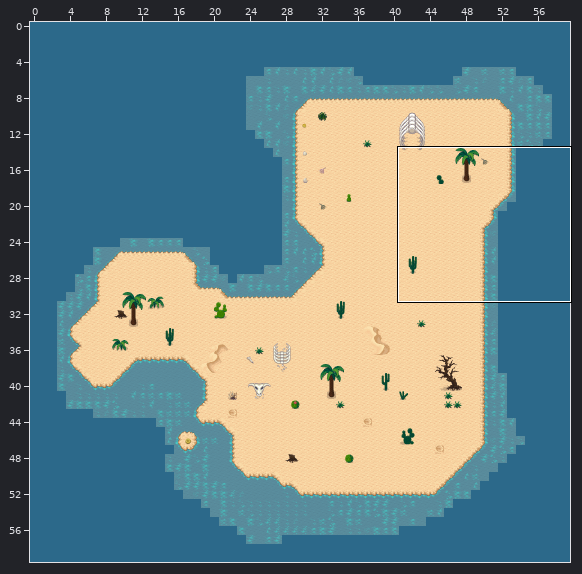
Level history. Tiled map: DesertIsland.tmx. The first picture is a wide view before the edit; the outline marks the close-up.
Close-up. Before the edit:
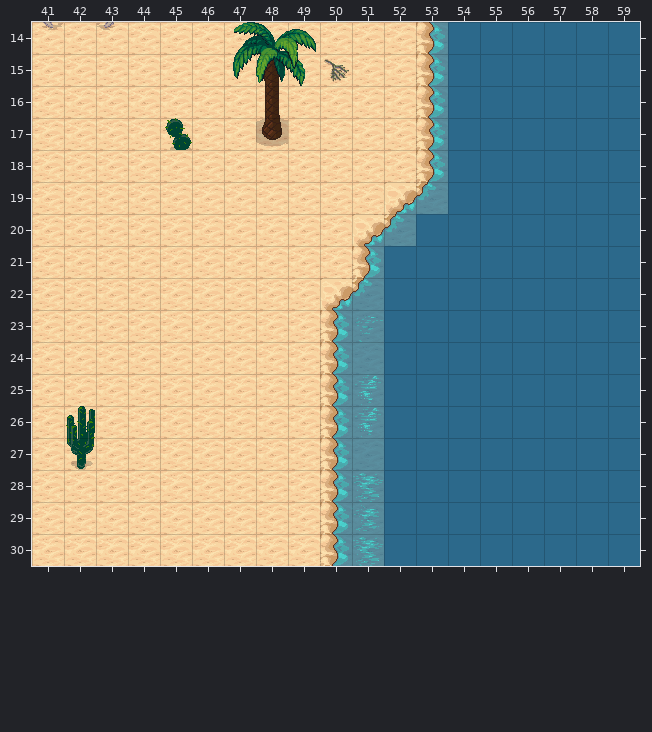
Cells are 32x32 px. Shown: x 41..59, y 14..30. The commit also changed other parts of the map, which this record leaves out.
Now the later version:
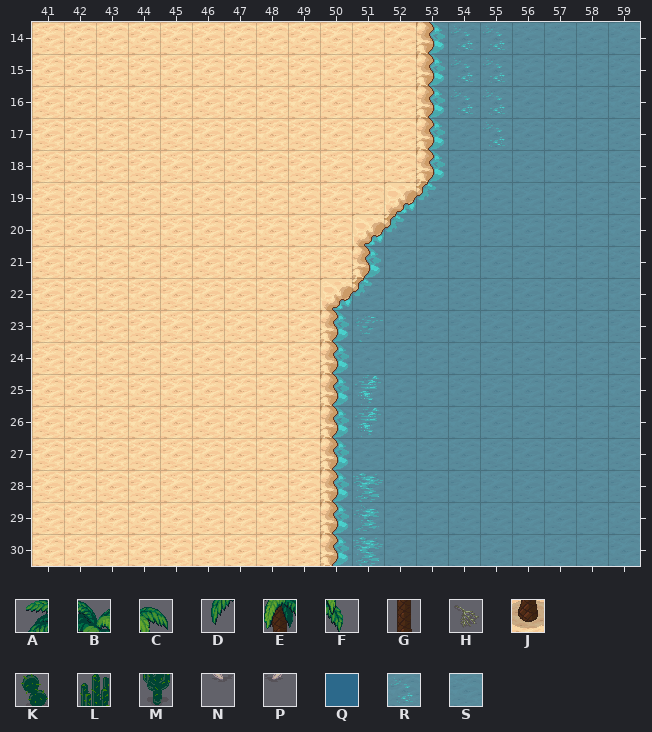
Key: from "beach-desert-2": A 8, B 9, C 10, D 24, E 25, F 26, G 41, H 52, J 57, K 97, L 98, M 114, N 251, P 253; from "wateranimate2": Q 43, R 140, S 141.
_ is an empty cell, # one hidden under a higher layer.
See-through tiles are keyed as they look on the map.
Change:
Layer "Water":
y 14..19: x 54..59 QQQQQQ -> ##SSSS
y 20: x 53..59 QQQQQQQ -> ###SSSS
y 21: x 52..59 QQQQQQQQ -> ###SSSSS
y 22: x 52..59 QQQQQQQQ -> ##SSSSSS
y 23..30: x 52..59 QQQQQQQQ -> #SSSSSSS
Layer "Water2":
y 14..16: x 54..55 __ -> RR
y 17: x 54..55 __ -> SR
y 18..19: x 54..55 __ -> SS
y 20: x 53..55 ___ -> SSS
y 21: x 52..54 ___ -> SSS
y 22: x 52..53 __ -> SS
y 23..30: x 52 _ -> S
Layer "Landscape" (now hidden):
y 14: x 41 N -> _; x 43 P -> _; x 47..49 ABC -> ___
y 15: x 47..50 DEFH -> ____
y 16: x 48 G -> _
y 17: x 45 K -> _; x 48 J -> _
y 26: x 42 L -> _
y 27: x 42 M -> _
Changed places in both close-ups, as pixel boxes (x1, y1, x2, y2):
removed: (42, 22, 63, 30)
removed: (97, 22, 115, 30)
removed: (233, 22, 349, 146)
changed: (384, 22, 640, 566)
removed: (165, 118, 192, 150)
removed: (66, 406, 95, 470)
